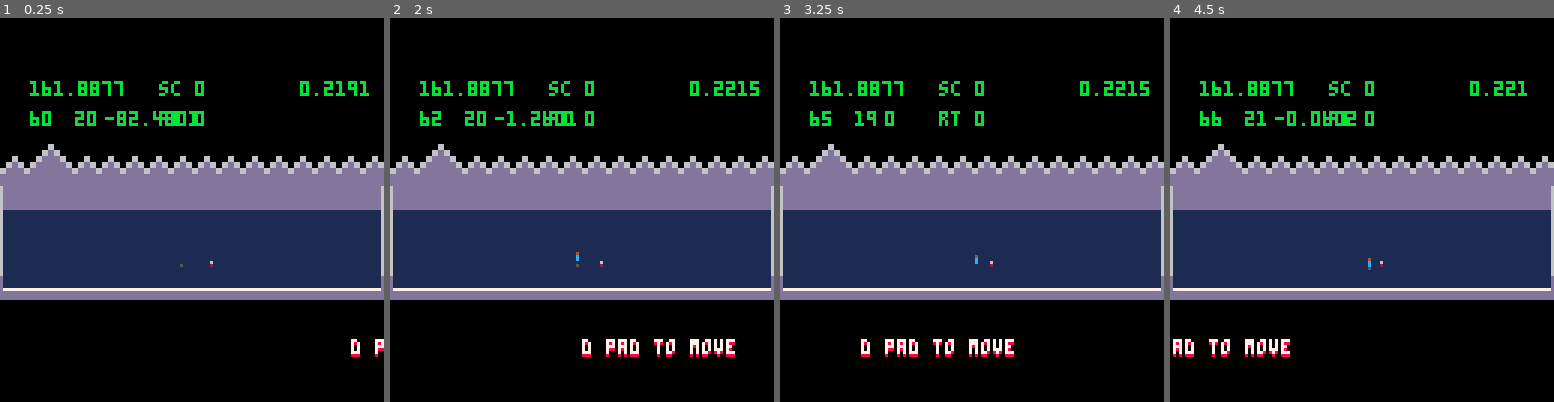
Above: before the commit, frames 1-4 (left to right).
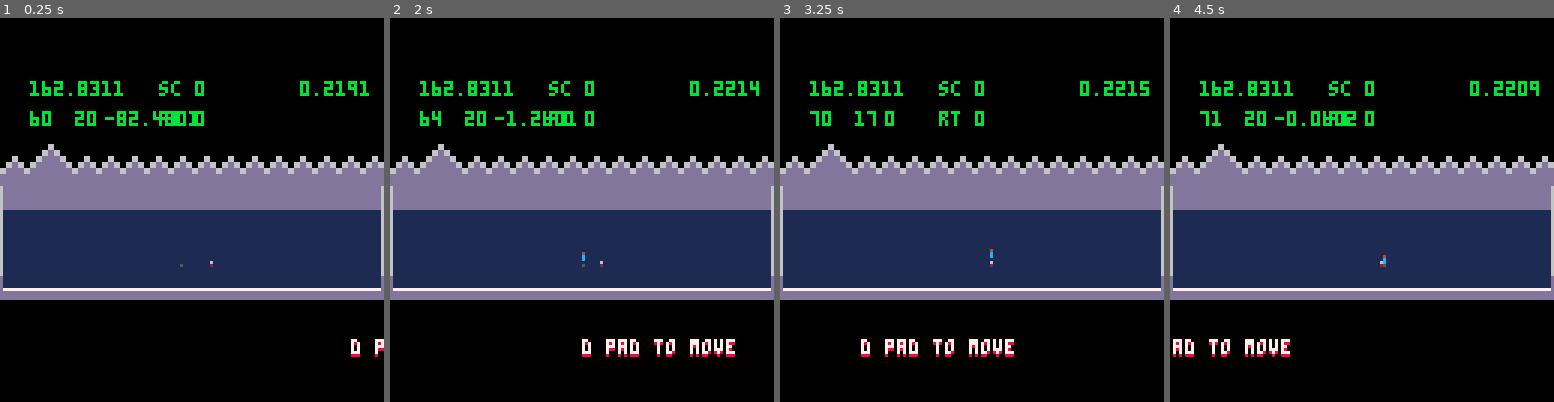
Above: after the commit, the same moments.

Repository: arnodick/tiny_parkour
Game: PICO-8 cartridge tinyp.p8
Same seed, same stepped clock (60 frames per second), same inputs: the game is played once before the commit and once after it.
Inputs:
- Up to frame 1 (0.25 s): no input
- Up to frame 2 (2 s): tap X (X key) at 0.33, 1.07, 1.85 s; tap O (Z key) at 0.7, 1.7 s; hold Right from 1.6 s (still down)
- Up to frame 3 (3.25 s): release Right at 2.1 s; tap O (Z key) at 2.1, 2.5, 2.9 s; hold Up 2.15-2.42 s; hold Right 2.47-3.03 s; tap X (X key) at 2.97 s; hold Left from 3.08 s (still down)
- Up to frame 4 (4.5 s): tap O (Z key) at 3.3, 3.7, 4.1 s; release Left at 3.58 s; hold Down 3.63-3.97 s; hold Right from 4.02 s (still down); tap X (X key) at 4.08 s

The runs differ from the first frame. In frame 1, 0.2% of the frame differs, in the area x 14-33%, y 16-21%; in frame 2, 0.3%; in frame 3, 0.3%; in frame 4, 0.5%, in the area x 7-97%, y 16-66%.

Commit message:
tightened up controls a bunch

Diff:
--- a/tinyp.p8
+++ b/tinyp.p8
@@ -73,7 +73,7 @@
 	doff=0
 	local ro=rooms[r]
 	if ro.gen==true then
-		music(0,0,1)
+		--music(0,0,1)
 		timer=0
 		makeclouds(14,3,rnd(10))
 		bubblei=200
@@ -247,6 +247,8 @@
 	p.xs=17 p.ys=1
 	p.fall=0
 	p.ground=0
+	p.dpress=0
+	p.zl=0
 	p.id=#player
 	add(player,p)
 end
@@ -425,11 +427,12 @@
 --end
 
 function doplayer(p)
-	if p.z==-15 then music(0,0,1) end
+--	if btnp(5,p.id) then cstore(0x1000,0x1000,0x2000,"tinype.p8") end
+	if p.z==-15  then music(0,0,1) end
 	--if p.z>15 then music(-1,0,1) end
 	local r=rooms[room]
 	p.xspeed=0 p.yspeed=0
-	local gh=mget(p.x,p.y)
+	local gh=mget(flr(p.x),flr(p.y))
 --	if(btn (5,p.id) or btn(4,p.id)) then
 --		if btn(5,p.id) then p.speed=0.3 else p.speed=0.5 end
 		if btn (0,p.id) or btn(1,p.id) or btn(2,p.id) or btn(3,p.id) then
@@ -439,12 +442,17 @@
 				if btn (2,p.id) then p.yspeed=-p.speed end
 				if btn (3,p.id) then p.yspeed=p.speed end
 			else
-				if btnp(0,p.id) then p.xspeed=-1 end
-				if btnp(1,p.id) then p.xspeed=1 end
-				if btnp(2,p.id) then p.yspeed=-1 end
-				if btnp(3,p.id) then p.yspeed=1 end
-			end
-		else p.x=flr(p.x) p.y=flr(p.y)
+				--if p.dpress>0 then
+				if p.dpress==2 or (p.dpress>3 and p.dpress%3==0) then
+				if btn (0,p.id) then p.xspeed=-1 sfx(17) end
+				if btn (1,p.id) then p.xspeed=1 sfx(17) end
+				if btn (2,p.id) then p.yspeed=-1 sfx(17) end
+				if btn (3,p.id) then p.yspeed=1 sfx(17) end
+				end
+				--end
+			end
+			p.dpress+=1
+		else p.x=flr(p.x) p.y=flr(p.y) p.dpress=0
 		end
 --	else p.x=flr(p.x) p.y=flr(p.y)
 	--if on the ground then
@@ -478,14 +486,16 @@
 	if(p.z-1<=-mget(p.x+p.xspeed,p.y+p.yspeed)) then
 		p.x+=p.xspeed p.y+=p.yspeed
 	end
+
 	p.z-=p.zspeed
 
 	--if in the air, fall
 	if(p.z<-mget(p.x,p.y)) then p.zspeed-=0.09 p.ground=0
 		if p.zspeed<0 then p.fall+=1 p.speed=0.5 end
 	--if not, stand at map's height
-	else p.z=-mget(p.x,p.y) --fall=0
-	end
+	else p.z=-mget(p.x,p.y) if p.ground==1 then sfx(21) end --fall=0
+	end
+	p.zl=p.z
 end
 
 function doitem(i)
@@ -1191,6 +1201,7 @@
 			makeplayer(r.px,r.py,10,1,14-flr(rnd(2))*10,3+flr(rnd(2))*9,ps) --0.5
 			for a=1,40 do makepart(r.px,r.py-4,1,1,flr(rnd(6))) end
 		end
+--		if timer==300 then music(0,0,1) end
 		if rtimer>0 then
 		if timer-rtimer==21 then
 			makeplayer(r.px,r.py,10,1,14-flr(rnd(2))*10,3+flr(rnd(2))*9,ps) --0.5
--- a/tinype.p8
+++ b/tinype.p8
@@ -1037,31 +1037,31 @@
 __map__
 0c0c0e0e10100e0e0c0c0e0e101012121414121210100e0e0c0c0e0e10100e0e0c0c0e0e10100e0e0c0c0e0e10100e0e0c0c0e0e10100e0e0c0c0e0e10100e0e0c0c0e0e10100e0e0c0c0e0e10100e0e0c0c0e0e10100e0e0c0c0e0e10100e0e0c0c0e0e10100e0e0c0c0e0e10100e0e0c0c0e0e10100e0e0c0c0e0e10100e0e
 0c0c0e0e10100e0e0c0c0e0e101012121414121210100e0e0c0c0e0e10100e0e0c0c0e0e10100e0e0c0c0e0e10100e0e0c0c0e0e10100e0e0c0c0e0e10100e0e0c0c0e0e10100e0e0c0c0e0e10100e0e0c0c0e0e10100e0e0c0c0e0e10100e0e0c0c0e0e10100e0e0c0c0e0e10100e0e0c0c0e0e10100e0e0c0c0e0e10100e0e
-0800000000000000000000000009090a0b0c0d0e0e0e0e040400000000040404040400000000000000000000000000040404040404040404000000040404040400000000000808000006060000040400000000080806060404000000000404040404000000000004040404040000000003030303030000000003030303030008
-0800000000000000000000000009090908070605040404040400000000040404040400000000000000000000000000040404040400000004000000040404040400000000000808000006060000040400000000080806060404000000000404040404000000000004040404040000000003030303030000000003030303030008
-0800000000000000000000000000000000000000000000000000000000030303030300000000000000000000000000040404040400000004000000040404040400000000000808000006060000040400000000080806060404000000000404040404040506050404040404040000000003030303030000000003030303030008
-0800000000000000000000000000000000000000000000000000000000030303030300000000040404040400000000040404040400000004000000040404040400000000000808000006060000040400000000080806060404000000000404040404040506050404040404040000000003030303030000000003030303030008
-0800000000000000000000000000000000000000000000000000000000030303030300000000040404040400000000040404040400000004040404040404040400000000000808000006060000040400000000080806060404000000000404040404000000000004040404040000000003030303030000000003030303030008
-0800000000000000000000000000000000000000000000000000000000000000000000000000000000000000000000000000000000000000000000000000000000000000000000000000000000000000000000000000000000000000000000000000000000000000000000000000000000000000000000000000000000000008
-0800000000000000000000000000000000000000000000000000000000000000000000000000000000000000000000000000000000000000000000000000000000000000000000000000000000000000000000000000000000000000000000000000000000000000000000000000000000000000000000000000000000000008
-0800000000000000000001010101010101000000010101010101010000010000000000000100010000000000010000000000000001010101010100000001010101010101000000010101010101000001000000000100000001010101010000000100000000000100000101010101010000000000010000000000000000000008
-0800000000000000000000000001000000000000000000010000000000010100000000000100000100000001000000000000000001000000000001000001000000000001000000010000000000010001000000010000000100000000000100000100000000000100000100000000000100000000010000000000000000000008
-0800000000000000000000000001000000000000000000010000000000010001000000000100000001000100000000000000000001000000000001000001000000000001000000010000000000010001000001000000000100000000000100000100000000000100000100000000000100000000010000000000000000000008
-0800000000000000000000000001000000000000000000010000000000010000010000000100000000010000000000000000000001000000000001000001000000000001000000010000000000010001000100000000000100000000000100000100000000000100000100000000000100000000010000000003030303030008
-0800000000000000000000000001000000000000000000010000000000010000000100000100000000010000000000000000000001010101010100000001010101010101000000010101010101000001010000000000000100000000000100000100000000000100000101010101010000000000010000000003030303030008
-0800000000000000000000000001000000000000000000010000000000010000000001000100000000010000000000000000000001000000000000000001000000000001000000010000000000010001000100000000000100000000000100000100000000000100000100000000000100000000000000000003030303030008
-0800000000000000000000000001000000000000000000010000000000010000000000010100000000010000000000000000000001000000000000000001000000000001000000010000000000010001000001000000000100000000000100000100000000000100000100000000000100000000000000000003030303030008
-0800000000000000000000000001000000000000000000010000000000010000000000000100000000010000000000000000000001000000000000000001000000000001000000010000000000010001000000010000000100000000000100000100000000000100000100000000000100000000000000000003030303030008
-0800000000000000000000000001000000000000010101010101010000010000000000000100000000010000000000000000000001000000000000000001000000000001000000010000000000010001000000000100000001010101010000000001010101010000000100000000000100000000010000000000000000000008
-0800000000000000000000000000000000000000000000000000000000000000000000000000000000000000000000000000000000000000000000000000000000000000000000000000000000000000000000000000000000000000000000000000000000000000000000000000000000000000000000000000000000000008
-0800000000000000000000000000000000000000000000000000000000000000000000000000000000000000000000000000000000000000000000000000000000000000000000000000000000000000000000000000000000000000000000000000000000000000000000000000000000000000000000000000000000000008
-0800000000000000000000000000000000000000000000000000000000000000000000000000000000000000000000000000000000000000000000000000000000000000000000000000000000000000000000000000000000000000000000000000000000000000000000000000000000000000000000000000000000000008
-0800000000000000000000000000000000000000000000000000000000000000000000000000000000000000000000000000000000000000000000000000000000000000000000000000000000000000000000000000000000000000000000000000000000000000000000000000000000000000000000000000000000000008
-0800000000000000000000000000000000000000000000000000000000000000000000000000000000000000000000000000000000000000000000000000000000000000000000000000000000000000000000000000000000000000000000000000000000000000000000000000000101020203030000000003030303030008
-0800000000000000000000000000000000000000000000000000000000000000000000000000000000000000000000000000000000000000000000000000000000000000000000000000000000000000000000000000000000000000000000000000000000000000000000000000000101020203030000000003030303030008
-0800000000000000000000000000000000000000000000000000000000000000000000000000000000000000000000000000000000000000000000000000000000000000000000000000000000000000000000000000000000000000000000000000000000000000000000000000000101020203030000000003030303030008
-0800000000000000000000000000000000000000000000000000000000000000000000000000000000000000000000000000000000000000000000000000000000000000000000000000000000000000000000000000000000000000000000000000000000000000000000000000000101020203030000000003030303030008
-0800000000000000000000000000000000000000000000000000000000000000000000000000000000000000000000000000000000000000000000000000000000000000000000000000000000000000000000000000000000000000000000000000000000000000000000000000000101020203030000000003030303030008
+0800000000000000000000000000000000000000000000000000000000000000000000000000000000000000000000000000000000000000000000000000000000000000000000000000000000000000000000000000000000000000000000000000000000000000000000000000000000000000000000000000000000000008
+0800000000000000000000000000000000000000000000000000000000000000000000000000000000000000000000000000000000000000000000000000000000000000000000000000000000000000000000000000000000000000000000000000000000000000000000000000000000000000000000000000000000000008
+0800000000000000000000000000000000000000000000000000000000000000000000000000000000000000000000000000000000000000000000000000000000000000000000000000000000000000000000000000000000000000000000000000000000000000000000000000000000000000000000000000000000000008
+0800000000000000000000000000000000000000000000000000000000000000000000000000000000000000000000000000000000000000000000000000000000000000000000000000000000000000000000000000000000000000000000000000000000000000000000000000000000000000000000000000000000000008
+0800000000000000000000000000000000000000000000000000000000000000000000000000000000000000000000000000000000000000000000000000000000000000000000000000000000000000000000000000000000000000000000000000000000000000000000000000000000000000000000000000000000000008
+0800000000000000000000000000000000000000000000000000000000000000000000000000000000000000000000000000000000000000000000000000000000000000000000000000000000000000000000000000000000000000000000000000000000000000000000000000000000000000000000000000000000000008
+0800000000000000000000000000000000000000000000000000000000000000000000000000000000000000000000000000000000000000000000000000000000000000000000000000000000000000000000000000000000000000000000000000000000000000000000000000000000000000000000000000000000000008
+0800000000000000000000000000000000000000000000000000000000000000000000000000000000000000000000000000000000000000000000000000000000000000000000000000000000000000000000000000000000000000000000000000000000000000000000000000000000000000000000000000000000000008
+0800000000000000000000000000000000000000000000000000000000000000000000000000000000000000000000000000000000000000000000000000000000000000000000000000000000000000000000000000000000000000000000000000000000000000000000000000000000000000000000000000000000000008
+0800000000000000000000000000000000000000000000000000000000000000000000000000000000000000000000000000000000000000000000000000000000000000000000000000000000000000000000000000000000000000000000000000000000000000000000000000000000000000000000000000000000000008
+0800000000000000000000000000000000000000000000000000000000000000000000000000000000000000000000000000000000000000000000000000000000000000000000000000000000000000000000000000000000000000000000000000000000000000000000000000000000000000000000000000000000000008
+0800000000000000000000000000000000000000000000000000000000000000000000000000000000000000000000000000000000000000000000000000000000000000000000000000000000000000000000000000000000000000000000000000000000000000000000000000000000000000000000000000000000000008
+0800000000000000000000000000000000000000000000000000000000000000000000000000000000000000000000000000000000000000000000000000000000000000000000000000000000000000000000000000000000000000000000000000000000000000000000000000000000000000000000000000000000000008
+0800000000000000000000000000000000000000000000000000000000000000000000000000000000000000000000000000000000000000000000000000000000000000000000000000000000000000000000000000000000000000000000000000000000000000000000000000000000000000000000000000000000000008
+0800000000000000000000000000000000000000000000000000000000000000000000000000000000000000000000000000000000000000000000000000000000000000000000000000000000000000000000000000000000000000000000000000000000000000000000000000000000000000000000000000000000000008
+0800000000000000000000000000000000000000000000000000000000000000000000000000000000000000000000000000000000000000000000000000000000000000000000000000000000000000000000000000000000000000000000000000000000000000000000000000000000000000000000000000000000000008
+0800000000000000000000000000000000000000000000000000000000000000000000000000000000000000000000000000000000000000000000000000000000000000000000000000000000000000000000000000000000000000000000000000000000000000000000000000000000000000000000000000000000000008
+0800000000000000000000000000000000000000000000000000000000000000000000000000000000000000000000000000000000000000000000000000000000000000000000000000000000000000000000000000000000000000000000000000000000000000000000000000000000000000000000000000000000000008
+0800000000000000000000000000000000000000000000000000000000000000000000000000000000000000000000000000000000000000000000000000000000000000000000000000000000000000000000000000000000000000000000000000000000000000000000000000000000000000000000000000000000000008
+0800000000000000000000000000000000000000000000000000000000000000000000000000000000000000000000000000000000000000000000000000000000000000000000000000000000000000000000000000000000000000000000000000000000000000000000000000000000000000000000000000000000000008
+0800000000000000000000000000000000000000000000000000000000000000000000000000000000000000000000000000000000000000000000000000000000000000000000000000000000000000000000000000000000000000000000000000000000000000000000000000000000000000000000000000000000000008
+0800000000000000000000000000000000000000000000000000000000000000000000000000000000000000000000000000000000000000000000000000000000000000000000000000000000000000000000000000000000000000000000000000000000000000000000000000000000000000000000000000000000000008
+0800000000000000000000000000000000000000000000000000000000000000000000000000000000000000000000000000000000000000000000000000000000000000000000000000000000000000000000000000000000000000000000000000000000000000000000000000000000000000000000000000000000000008
+0800000000000000000000000000000000000000000000000000000000000000000000000000000000000000000000000000000000000000000000000000000000000000000000000000000000000000000000000000000000000000000000000000000000000000000000000000000000000000000000000000000000000008
+0800000000000000000000000000000000000000000000000000000000000000000000000000000000000000000000000000000000000000000000000000000000000000000000000000000000000000000000000000000000000000000000000000000000000000000000000000000000000000000000000000000000000008
 0800000000000000000000000000000000000000000000000000000000000000000000000000000000000000000000000000000000000000000000000000000000000000000000000000000000000000000000000000000000000000000000000000000000000000000000000000000000000000000000000000000000000008
 0800000000000000000000000000000000000000000000000000000000000000000000000000000000000000000000000000000000000000000000000000000000000000000000000000000000000000000000000000000000000000000000000000000000000000000000000000000000000000000000000000000000000008
 0800000000000000000000000000000000000000000000000000000000000000000000000000000000000000000000000000000000000000000000000000000000000000000000000000000000000000000000000000000000000000000000000000000000000000000000000000000000000000000000000000000000000008
Not shown, changed: the sound effects (__sfx__) section of tinyp.p8
Not shown, changed: 33 lines of the sprite sheet (__gfx__) section of tinype.p8
